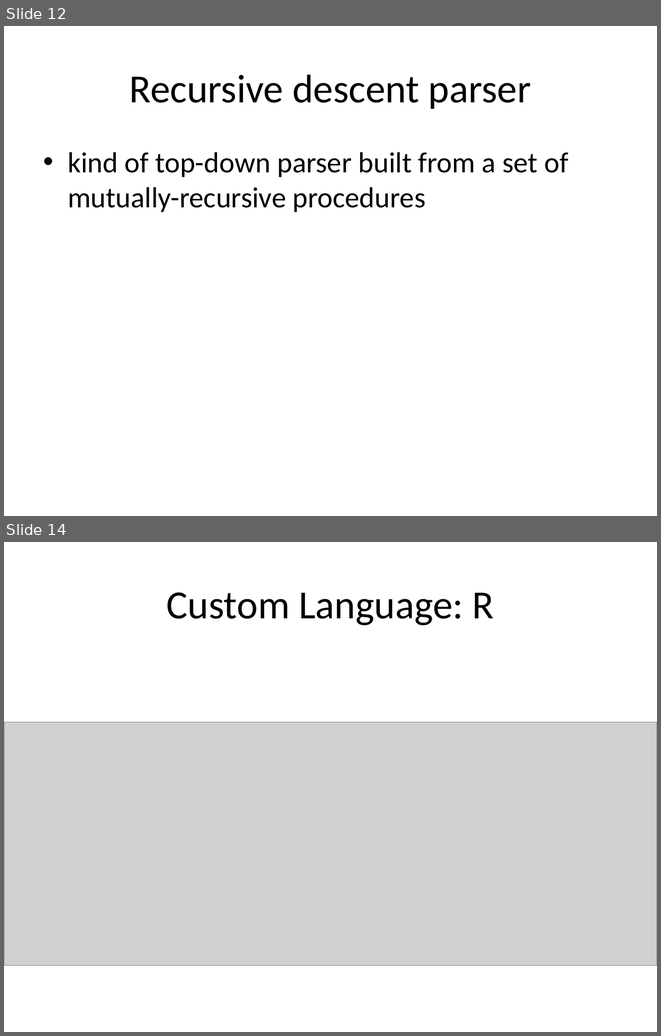
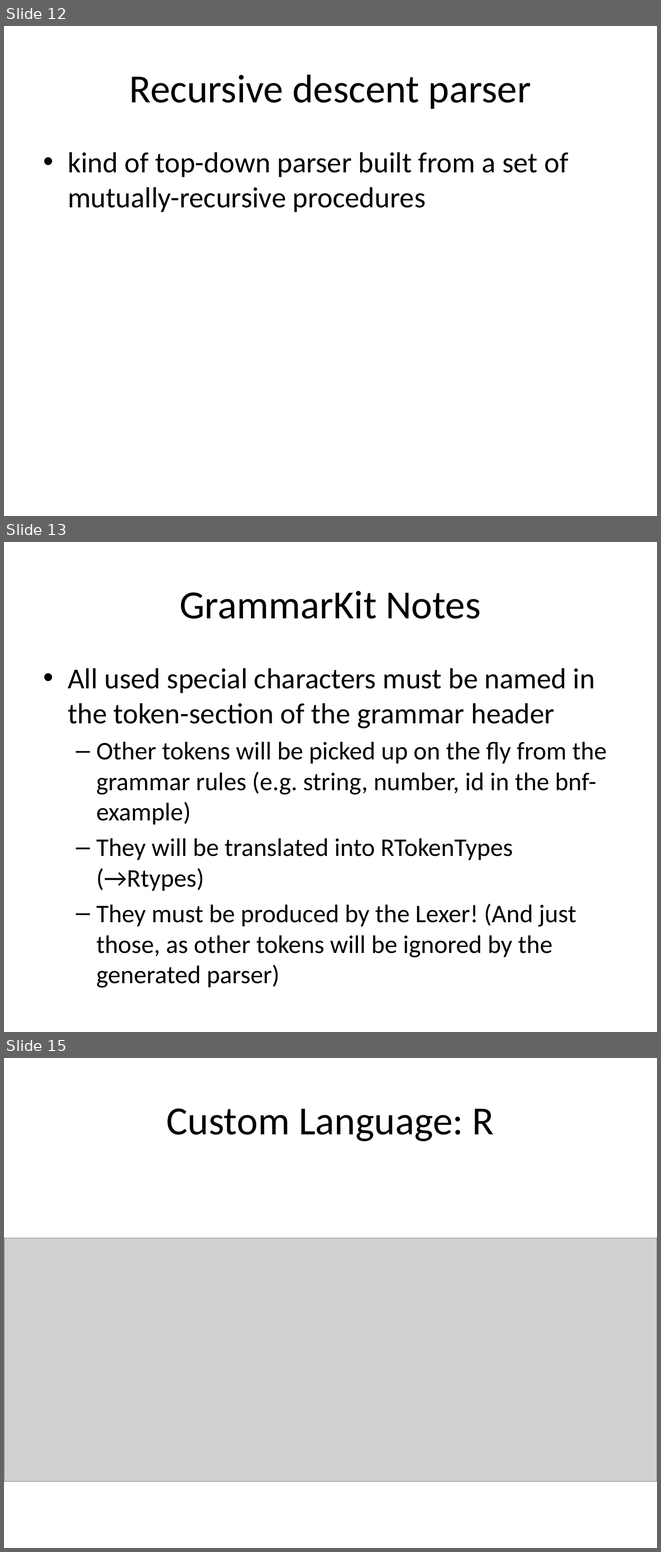
Before and after one commit to holgerbrandl/r4intellij, a slide deck: R4Intellij.pptx. Shown one above the other, each under a label of ours: slides 12 and 14 before the commit, slides 12, 13 and 15 after it; the slides between them are not shown. The pictures are 661x1036 and 661x1552 pixels, drawn with LibreOffice and Linux fonts; fonts in the diff are those of the drawing; grey boxes stand for pictures. Boxes give left, top, right and bottom in pixels: in the first picture for what was removed or moved away, otherwise in the second. Text is boxed around its words. In the diff, an @@ line names an element or a change of style, - is before the commit and + after.

Commit message:
started antlr-based parser using GrammarKit

```diff
--- a/R4Intellij.pptx
+++ b/R4Intellij.pptx
@@ slide 13 added at (4, 542, 657, 1032), background #FFFFFF @@
@@ title added at (179, 591, 481, 619), 44 pt, text #000000 @@
+GrammarKit Notes
@@ text added at (68, 668, 607, 988), 28 pt, text #000000 @@
+• All used special characters must be named in the token-section of the grammar header
+  – Other tokens will be picked up on the fly from the grammar rules (e.g. string, number, id in the bnf-example)
+  – They will be translated into RTokenTypes (→Rtypes)
+  – They must be produced by the Lexer! (And just those, as other tokens will be ignored by the generated parser)
@@ what was slide 14 is now slide 15 @@
```
Also in this commit, not shown: 5 slides changed, 3 other slides added, 2 slides removed, 19 other files.
